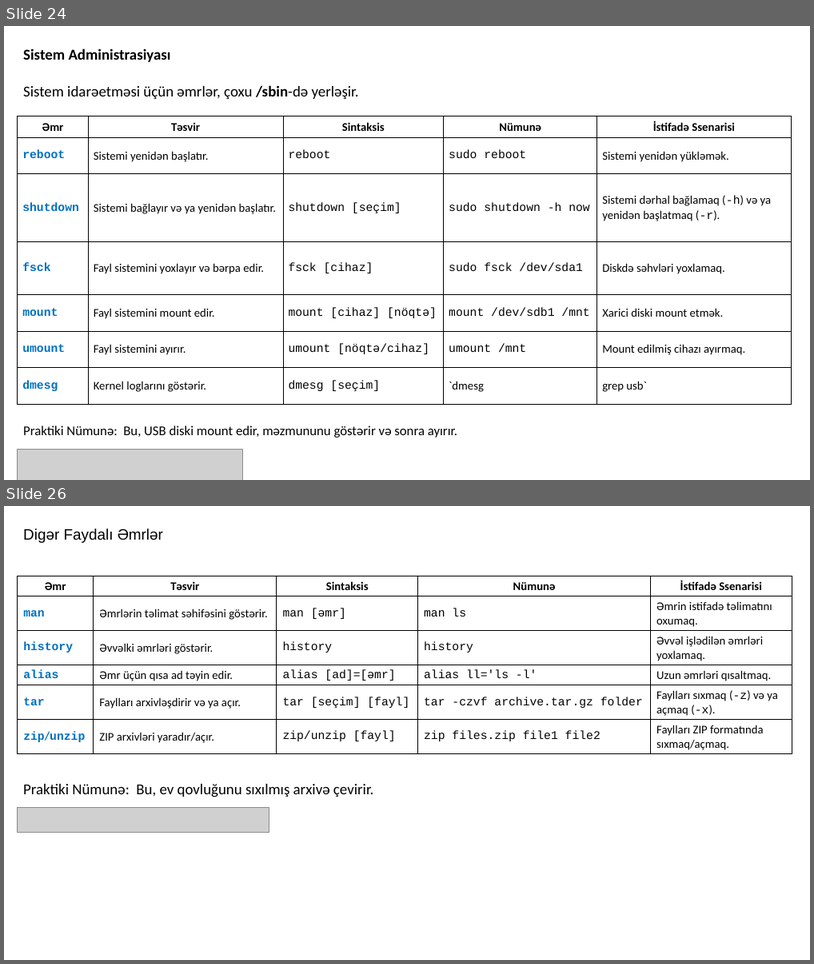
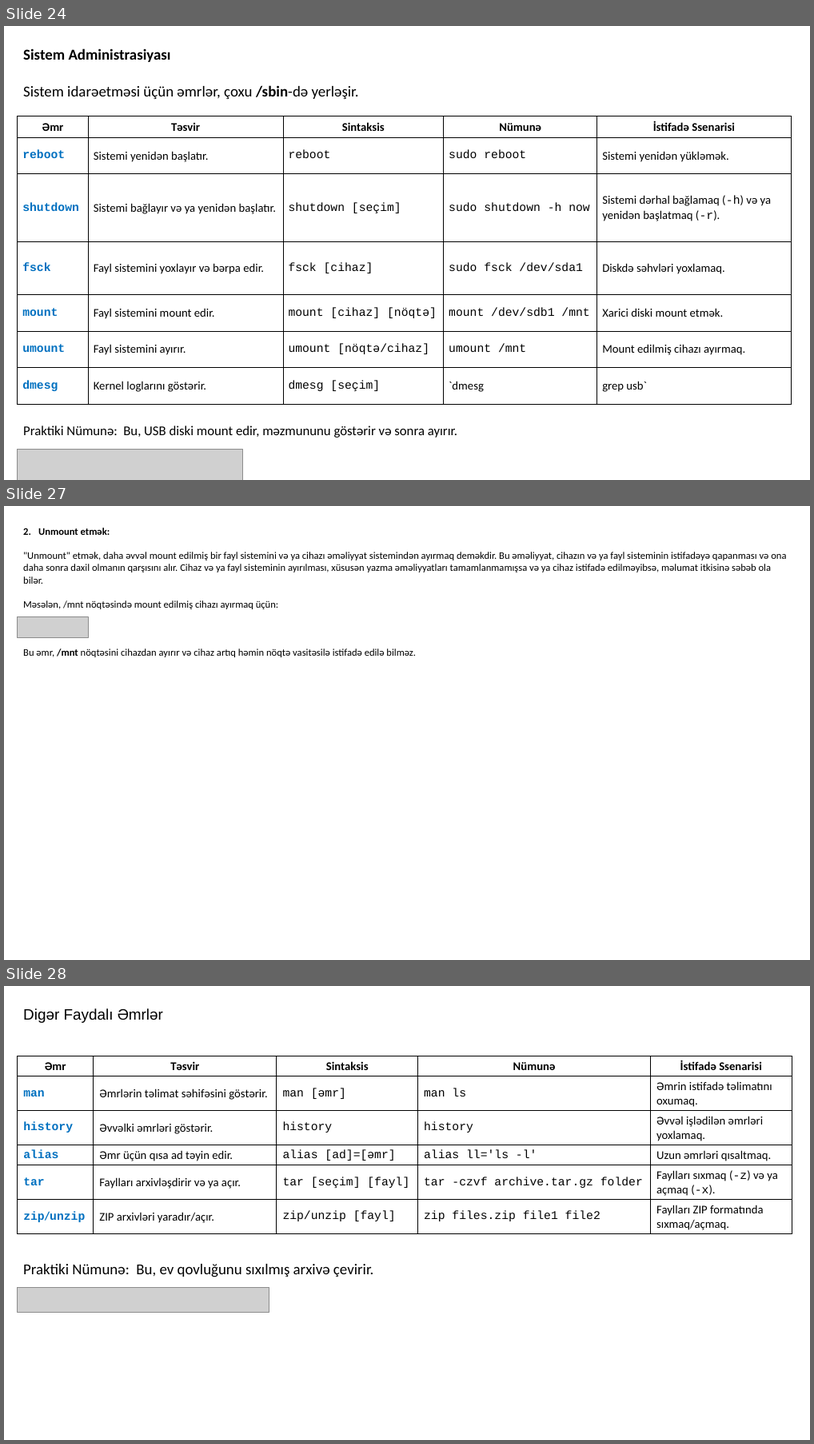
Before and after one commit to codeurient/DevOps, a slide deck: .lessons/1 operating systems/1 linux/1.pptx. Shown one above the other, each under a label of ours: slides 24 and 26 before the commit, slides 24, 27 and 28 after it; the slides between them are not shown. The pictures are 814x964 and 814x1444 pixels, drawn with LibreOffice and Linux fonts; fonts in the diff are those of the drawing; grey boxes stand for pictures. Boxes give left, top, right and bottom in pixels: in the first picture for what was removed or moved away, otherwise in the second. Text is boxed around its words. In the diff, an @@ line names an element or a change of style, - is before the commit and + after.

```diff
--- a/.lessons/1 operating systems/1 linux/1.pptx
+++ b/.lessons/1 operating systems/1 linux/1.pptx
@@ slide 27 added at <box>4,506,810,960</box>, background #FFFFFF @@
@@ text added at <box>23,528,786,657</box>, 12 pt, text #000000 @@
+2. Unmount etmək:
+"Unmount" etmək, daha əvvəl mount edilmiş bir fayl sistemini və ya cihazı əməliyyat sistemindən ayırmaq deməkdir. Bu əməliyyat, cihazın və ya fayl sisteminin istifadəyə qapanması və ona daha sonra daxil olmanın qarşısını alır. Cihaz və ya fayl sisteminin ayırılması, xüsusən yazma əməliyyatları tamamlanmamışsa və ya cihaz istifadə edilməyibsə, məlumat itkisinə səbəb ola bilər.
+Məsələn, /mnt nöqtəsində mount edilmiş cihazı ayırmaq üçün:
+Bu əmr, /mnt nöqtəsini cihazdan ayırır və cihaz artıq həmin nöqtə vasitəsilə istifadə edilə bilməz.
@@ picture added at <box>18,616,88,636</box> @@
@@ what was slide 26 is now slide 28 @@
```
Also in this commit, not shown: 2 slides changed, 2 other slides added, 2 slides removed, 1 other file.
